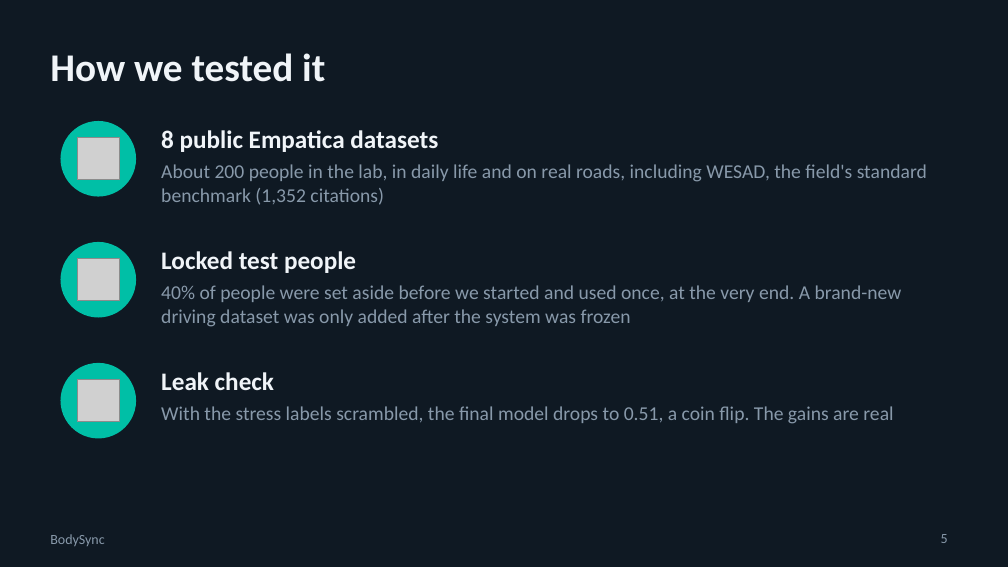
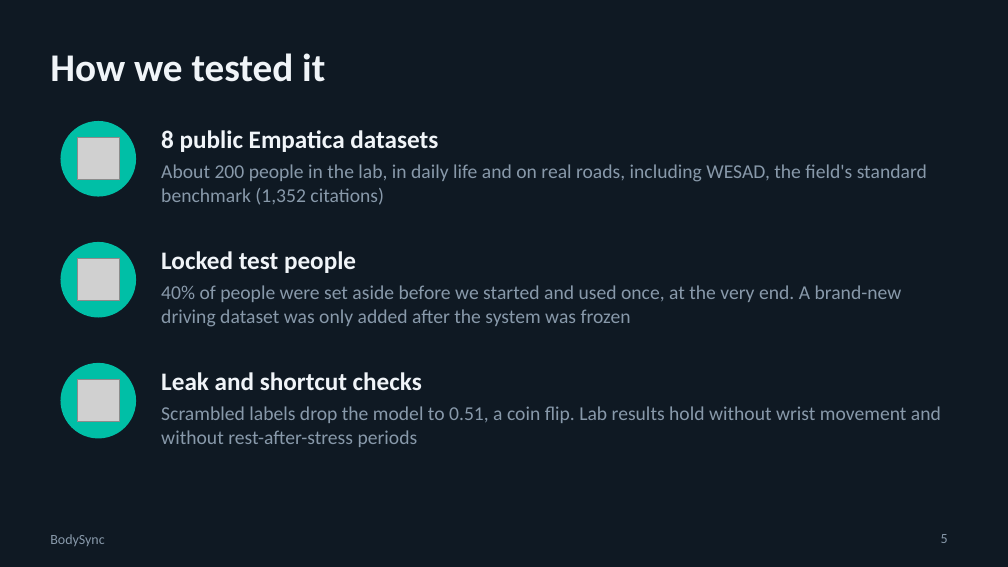
Before and after one commit to swaylakh/bodysync, a slide deck: slide 5 of docs/slides/BodySync_Final.pptx. Drawn at 1008x567 pixels with LibreOffice and Linux fonts; fonts in the diff are those of the drawing; grey boxes stand for pictures. Boxes give left, top, right and bottom in pixels: in the first picture for what was removed or moved away, otherwise in the second. Text is boxed around its words. In the diff, an @@ line names an element or a change of style, - is before the commit and + after.

```diff
--- a/docs/slides/BodySync_Final.pptx
+++ b/docs/slides/BodySync_Final.pptx
@@ text at [161, 372, 422, 390]: text changed @@
-Leak check
+Leak and shortcut checks
@@ text at [161, 406, 941, 447]: text changed @@
-With the stress labels scrambled, the final model drops to 0.51, a coin flip. The gains are real
+Scrambled labels drop the model to 0.51, a coin flip. Lab results hold without wrist movement and without rest-after-stress periods
```
Also in this commit, not shown: 5 other slides changed, 14 other files.
